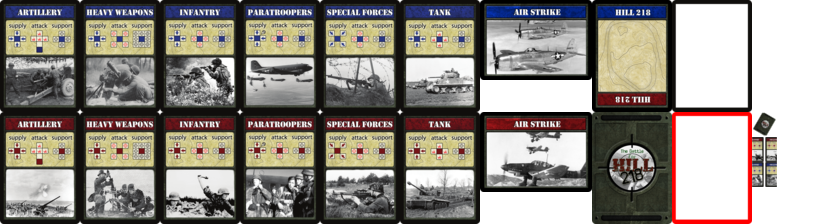
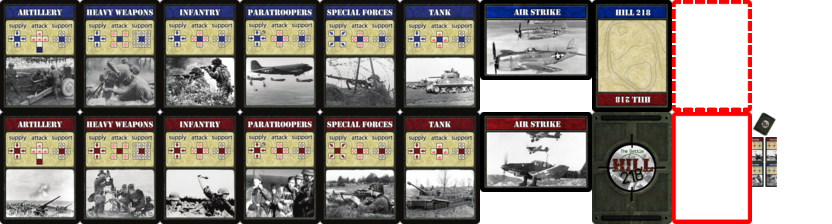
Before/after of a 832 × 224 layered artwork. What changed in the layer stack:
added layer "Red Dotted Outline" in group "Outlines" over [672, 0, 752, 112]
hid "Black Outline" over [672, 0, 752, 112]
